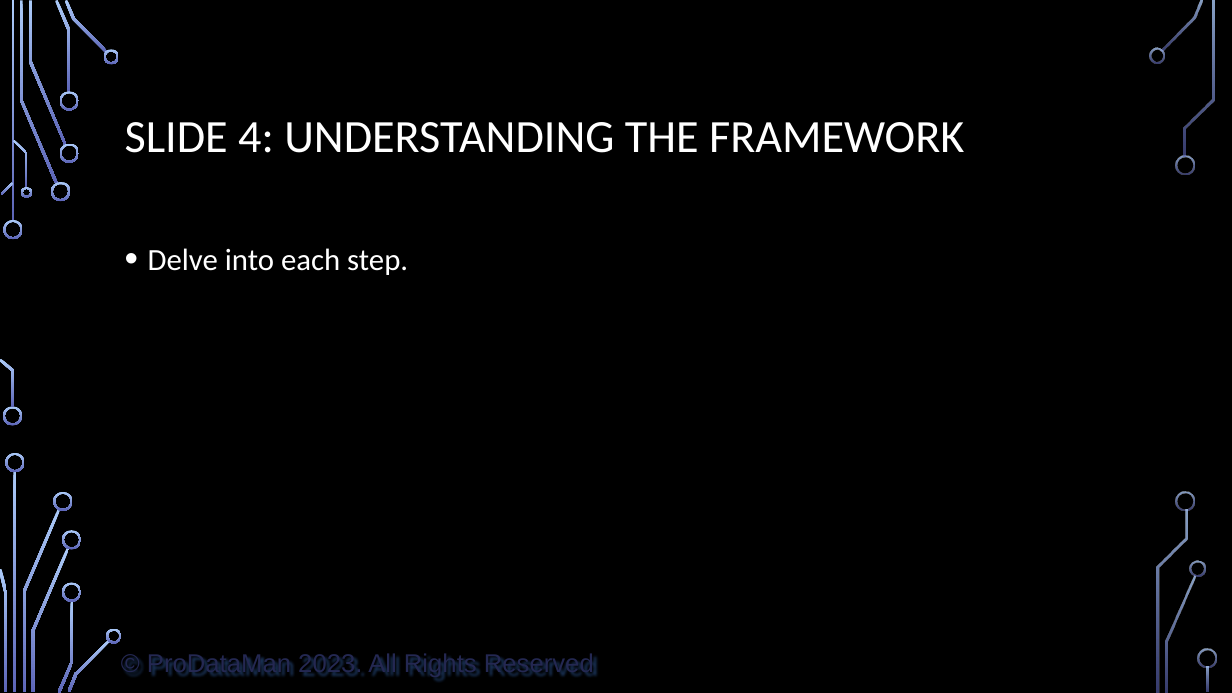
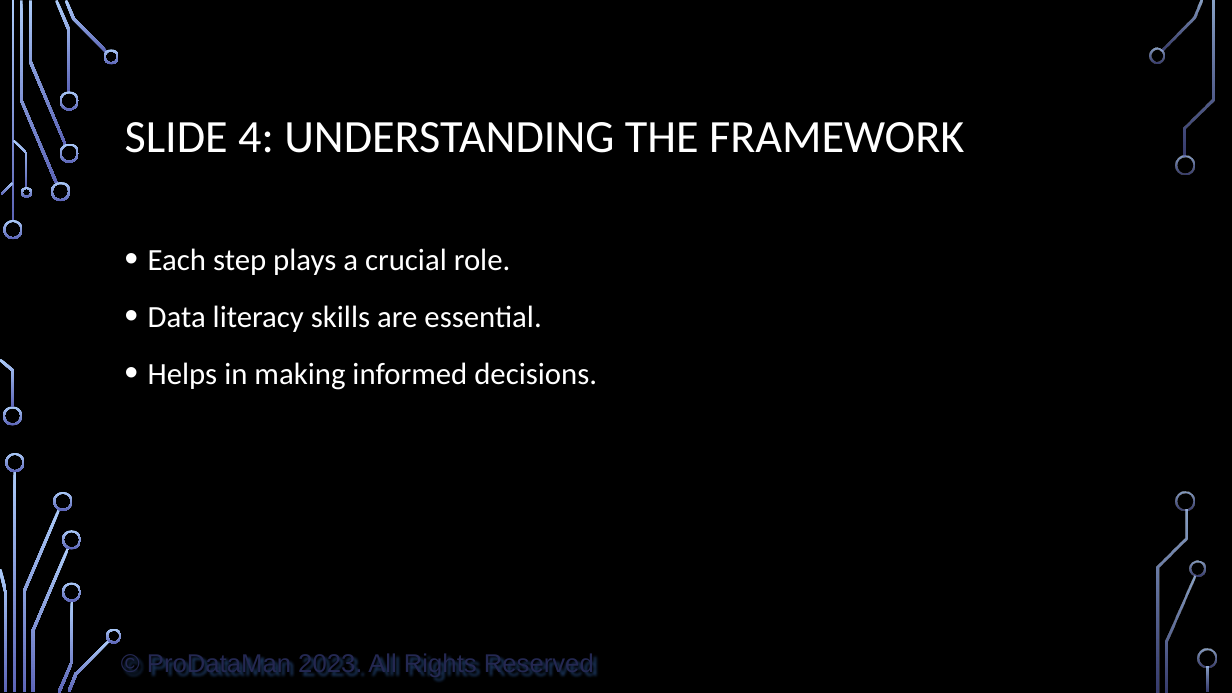
Before and after one commit to ProDataMan/Data-Literacy, a slide deck: slide 5 of Chapter09.pptx. Drawn at 1232x693 pixels with LibreOffice and Linux fonts; fonts in the diff are those of the drawing; background and template pictures are left out. Boxes give left, top, right and bottom in pixels: in the first picture for what was removed or moved away, otherwise in the second. Text is boxed around its words. In the diff, an @@ line names an element or a change of style, - is before the commit and + after.

```diff
--- a/Chapter09.pptx
+++ b/Chapter09.pptx
@@ text at [148,248,597,390]: text changed @@
-• Delve into each step.
+• Each step plays a crucial role.
+• Data literacy skills are essential.
+• Helps in making informed decisions.
```
Also in this commit, not shown: 11 other slides changed, 1 other file.
